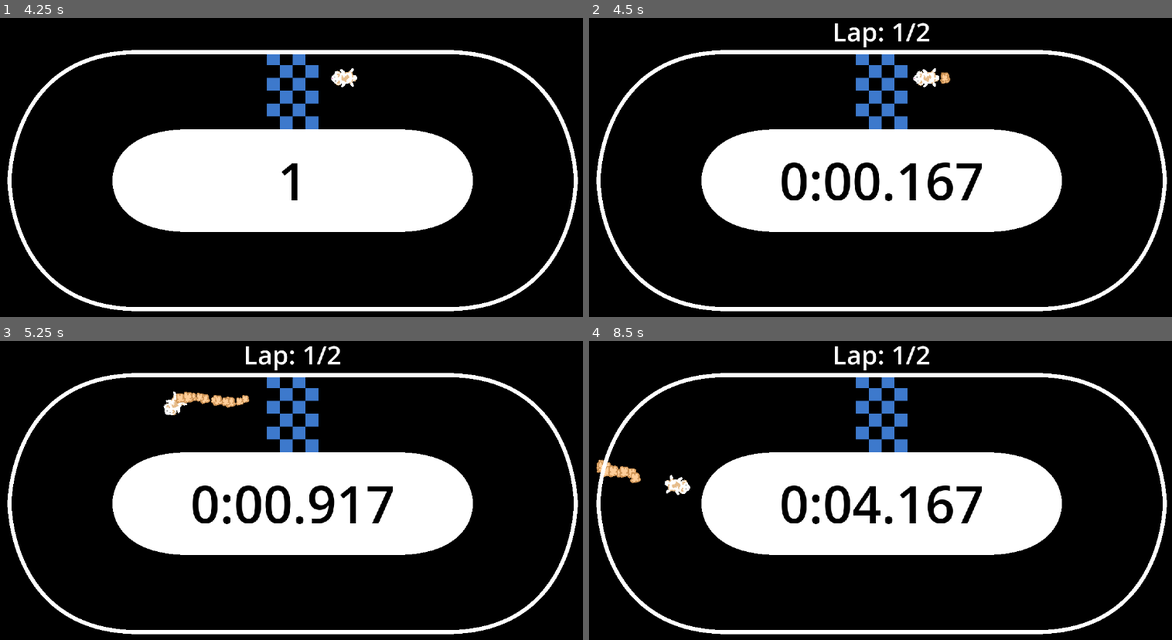
Above: before the commit, frames 1-4 (two rows, left to right).
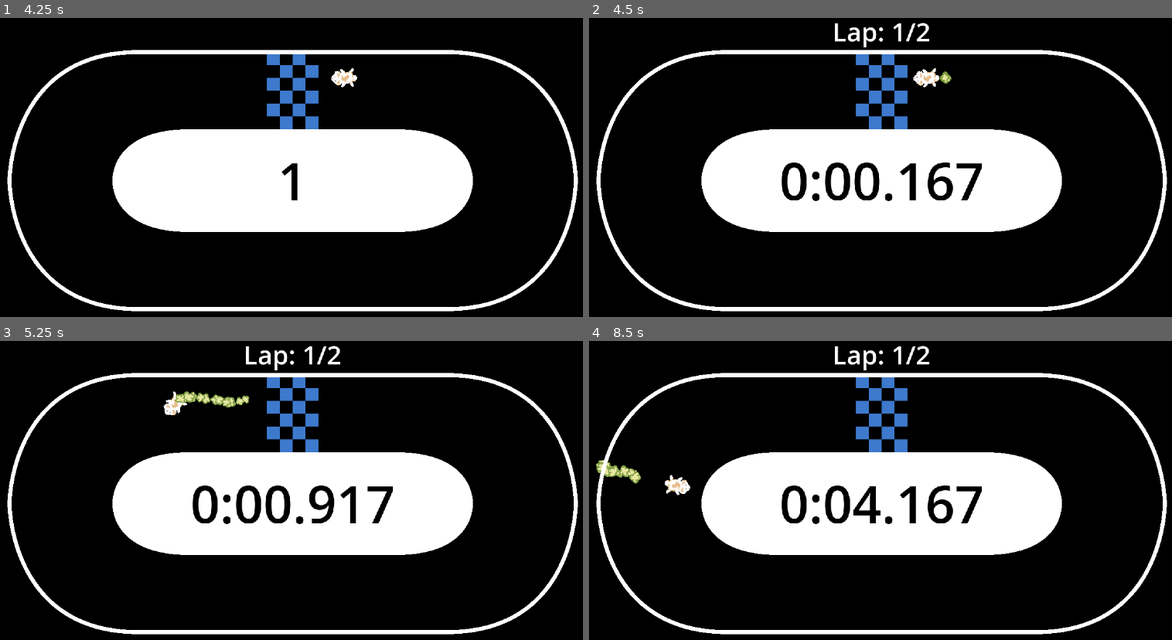
Above: after the commit, the same moments.

Repository: ChrisCee2/20gc4indy500
Game: Godot game, scene res://main_menu.tscn
Two runs of this game, one before a commit and one after it. Both use one fixed random seed, a clock stepped at 60 frames per second and the inputs below. Sound files missing from this copy of the repository are replaced by a short silence.
Inputs (mouse positions are in pixels of both pictures, inside the frame that each line leads up to):
- Up to frame 1 (4.25 s): click "Time Trial" at 0.5 s; click "Circle Track" at 1.25 s; tap Enter at 2 s; move the mouse to (431, 164) at 2.02 s; hold D (right) 2.03-2.78 s; tap Space (return_to_menu) at 2.75 s; move the mouse to (169, 197) at 2.77 s; hold S (down) 2.78-3.53 s; move the mouse to (355, 104) at 3.52 s; hold D (right) from 3.53 s (still down)
- Up to frame 2 (4.5 s): tap Enter at 4.25 s; move the mouse to (851, 251) at 4.27 s; release D (right) at 4.28 s; hold W (up) from 4.28 s (still down)
- Up to frame 3 (5.25 s): move the mouse to (478, 556) at 5.02 s; release W (up) at 5.03 s; hold A (left) from 5.03 s (still down)
- Up to frame 4 (8.5 s): move the mouse to (693, 451) at 5.77 s; move the mouse to (909, 502) at 6.52 s; release A (left) at 6.53 s; hold S (down) 6.53-7.28 s; move the mouse to (787, 415) at 7.27 s; hold D (right) 7.28-8.03 s; move the mouse to (1020, 487) at 8.02 s; hold W (up) from 8.03 s (still down)

Frame 1 is identical in both runs. In frame 2, less than 0.1% of the frame differs, in the area x 60-63%, y 17-22%; in frame 3, 0.4%, in the area x 29-43%, y 16-23%; in frame 4, 0.3%.

Commit message:
GC4-17: Make fart more green

Diff:
--- a/player.tscn
+++ b/player.tscn
@@ -97,4 +97,5 @@
 damping_min = 100.0
 damping_max = 120.0
 damping_curve = SubResource("Curve_sweqy")
+angle_max = 360.0
 scale_amount_min = 0.5
Binary file changed: assets/fart.aseprite
Binary file changed: assets/fart.png
